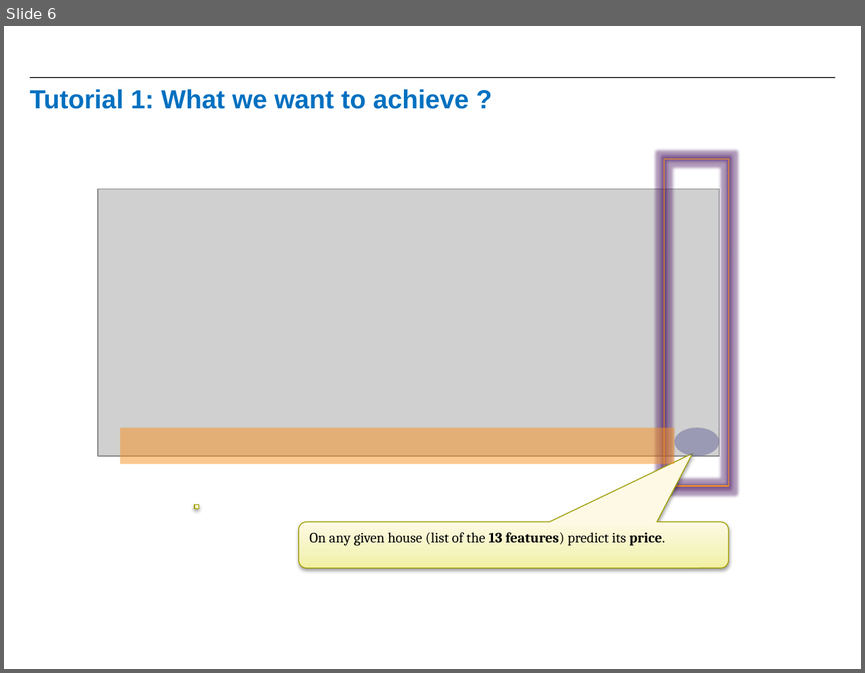
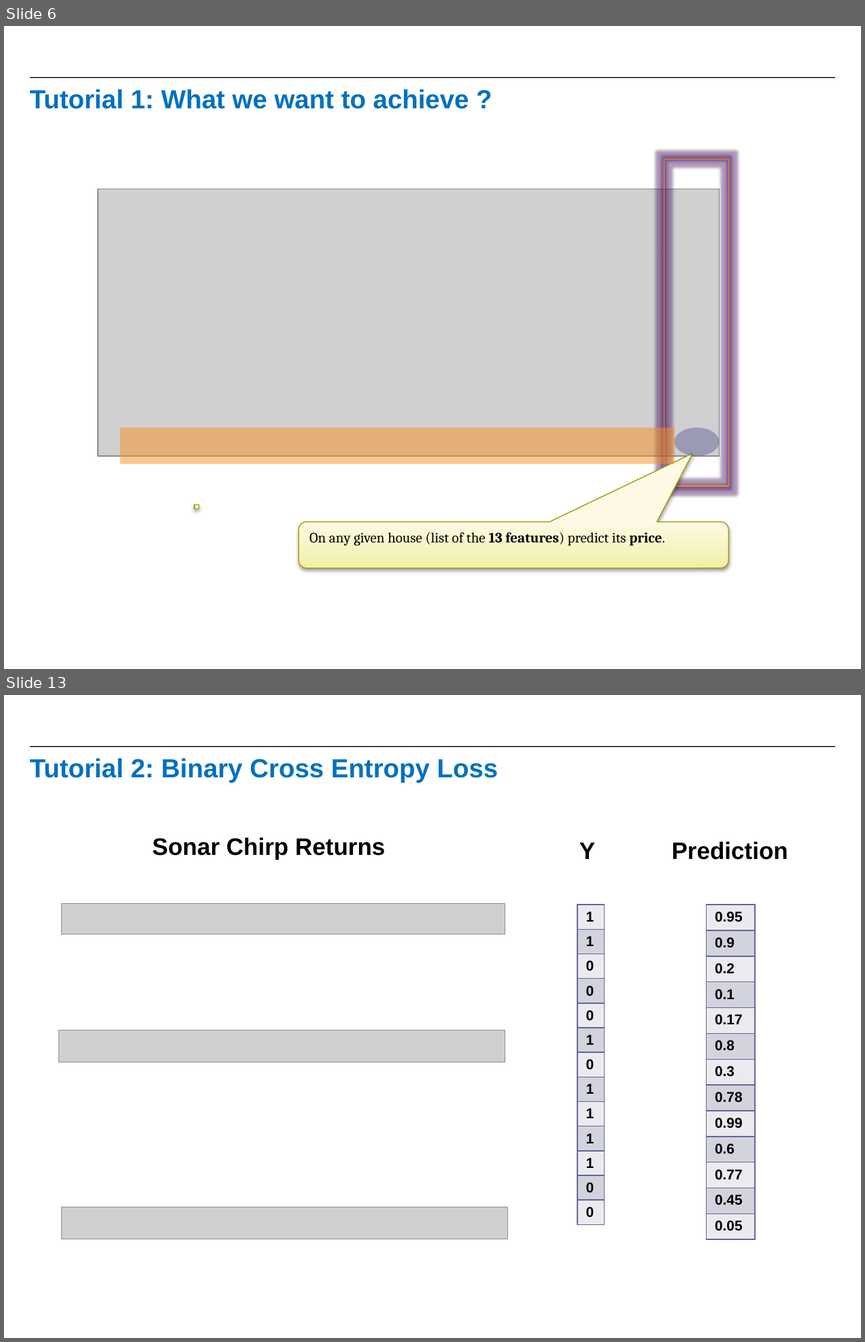
Before and after one commit to raanonr/practicals, a slide deck: PracticalKeras_Tutorials.pptx. Shown one above the other, each under a label of ours: slide 6 before the commit, slides 6 and 13 after it; the slides between them are not shown. The pictures are 865x673 and 865x1342 pixels, drawn with LibreOffice and Linux fonts; fonts in the diff are those of the drawing; grey boxes stand for pictures; background and template pictures are left out. Boxes give left, top, right and bottom in pixels: in the first picture for what was removed or moved away, otherwise in the second. Text is boxed around its words. In the diff, an @@ line names an element or a change of style, - is before the commit and + after.

Commit message:
Completed 5 tutorials

```diff
--- a/PracticalKeras_Tutorials.pptx
+++ b/PracticalKeras_Tutorials.pptx
@@ slide 13 added at <box>4,695,861,1338</box>, background #FFFFFF; not listed: 1 template element that a slide beside it also shows @@
@@ title added at <box>30,758,498,782</box>, 22 pt, text #0070C0, bold @@
+Tutorial 2: Binary Cross Entropy Loss
@@ text added at <box>152,837,385,860</box>, 20 pt, text #000000, bold @@
+Sonar Chirp Returns
@@ text added at <box>579,843,595,859</box>, 20 pt, text #000000, bold @@
+Y
@@ text added at <box>672,841,788,860</box>, 20 pt, text #000000, bold @@
+Prediction
@@ picture added at <box>61,903,505,933</box> @@
@@ table added at <box>577,905,604,1239</box>, 13 rows, 1 columns @@
+1
+1
+0
+0
+0
+1
+0
+1
+1
+1
+1
+0
+0
@@ table added at <box>706,905,755,1239</box>, 13 rows, 1 columns @@
+0.95
+0.9
+0.2
+0.1
+0.17
+0.8
+0.3
+0.78
+0.99
+0.6
+0.77
+0.45
+0.05
@@ picture added at <box>59,1030,505,1063</box> @@
@@ picture added at <box>61,1206,508,1239</box> @@
```
Also in this commit, not shown: 4 slides changed, 18 other slides added.
